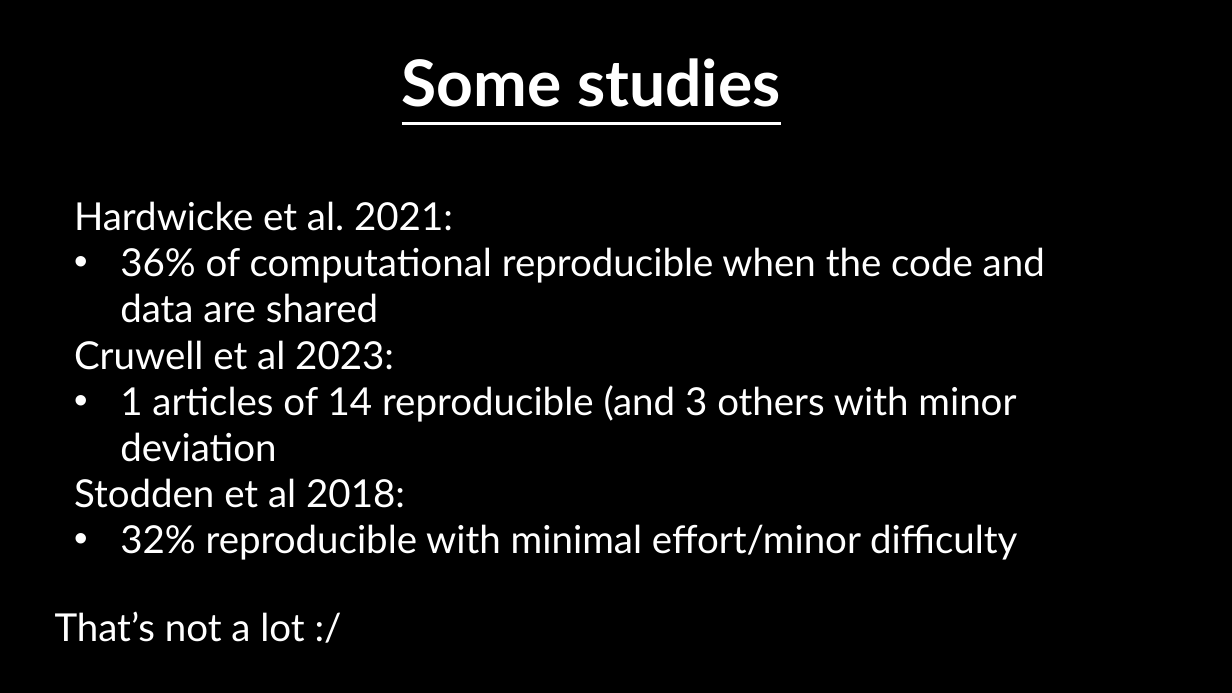
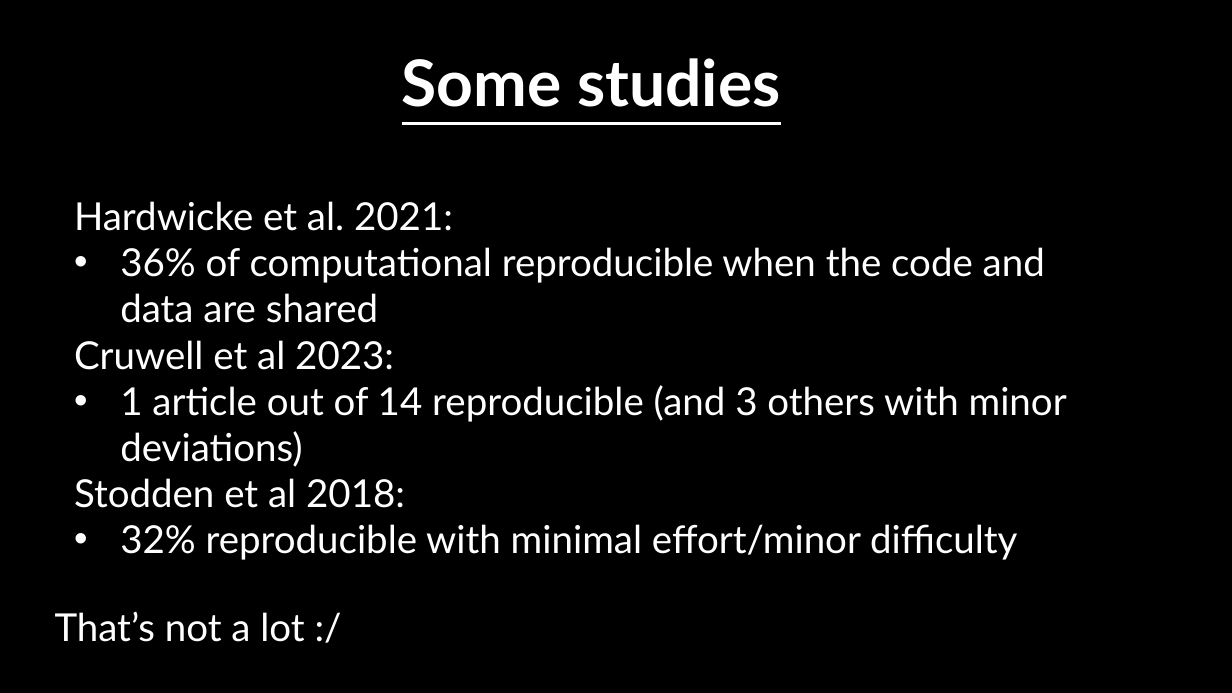
Before and after one commit to AlexLietard/CompReproducibility, a slide deck: slide 3 of presentation.pptx. Drawn at 1232x693 pixels with LibreOffice and Linux fonts; fonts in the diff are those of the drawing; background and template pictures are left out. Boxes give left, top, right and bottom in pixels: in the first picture for what was removed or moved away, otherwise in the second. Text is boxed around its words. In the diff, an @@ line names an element or a change of style, - is before the commit and + after.

```diff
--- a/presentation.pptx
+++ b/presentation.pptx
@@ text at (x1=120, y1=385, x2=1067, y2=467): text changed @@
-• 1 articles of 14 reproducible (and 3 others with minor deviation
+• 1 article out of 14 reproducible (and 3 others with minor deviations)
```
Also in this commit, not shown: 8 other slides changed, 1 other file.
